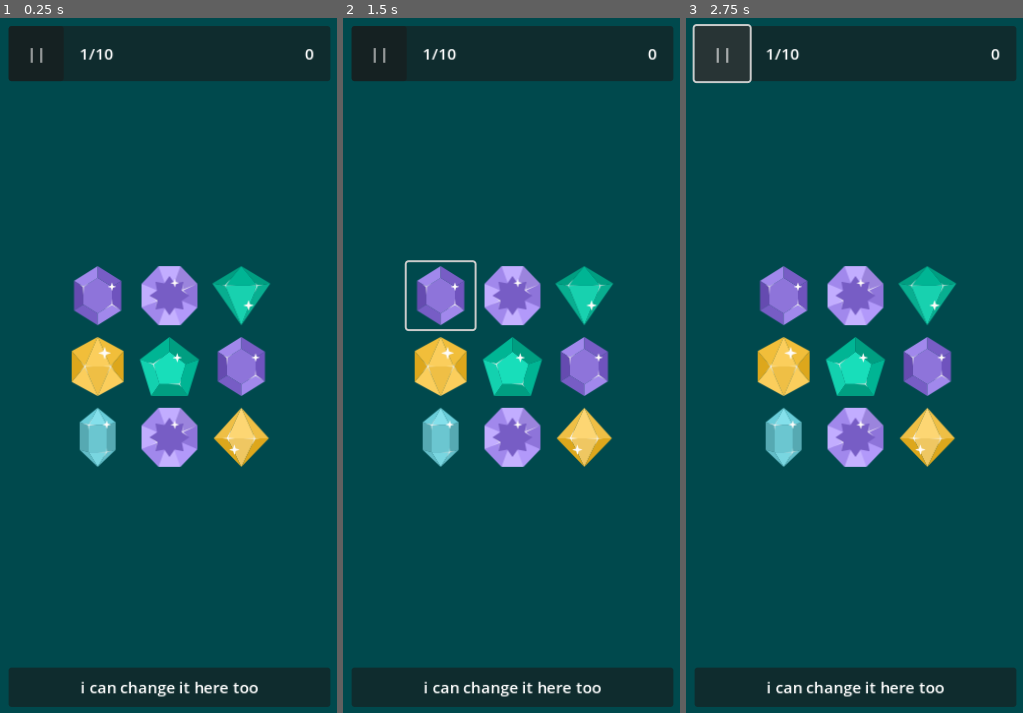
Above: before the commit, frames 1-3 (left to right).
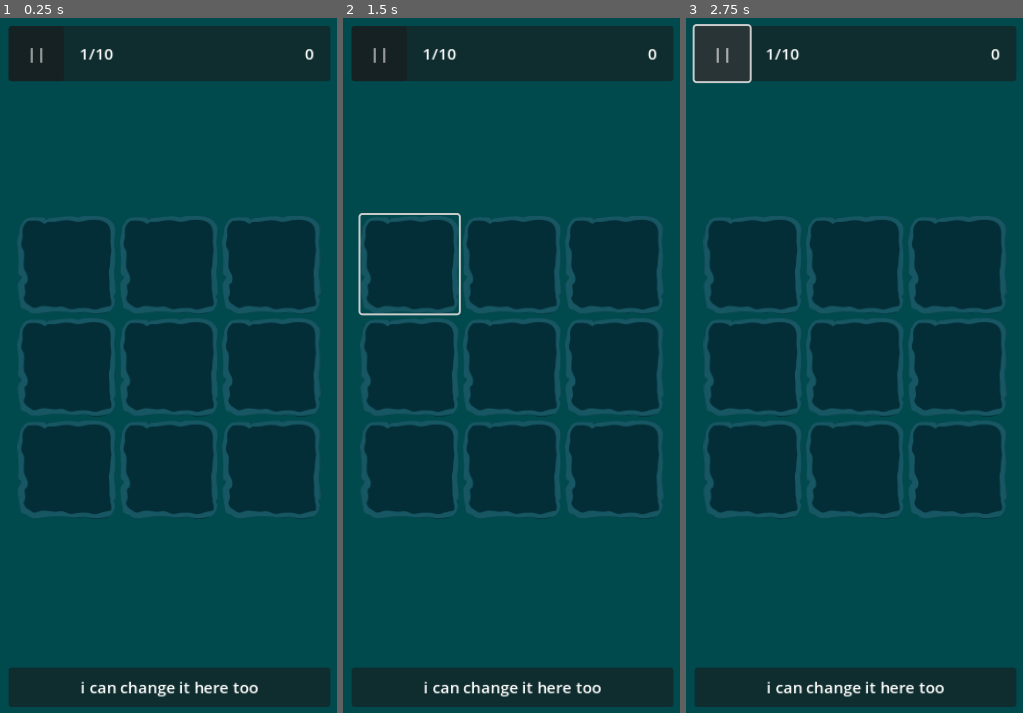
Above: after the commit, the same moments.

Repository: SugarF0x/hidden-gems-gd
Game: Godot game, scene res://hidden_gems_scene.tscn
Two runs of this game, one before a commit and one after it. Both use one fixed random seed, a clock stepped at 60 frames per second and the inputs below.
Inputs (mouse positions are in pixels of both pictures, inside the frame that each line leads up to):
- Up to frame 1 (0.25 s): no input
- Up to frame 2 (1.5 s): click "||" at 0.5 s; click (440, 296) at 1.27 s
- Up to frame 3 (2.75 s): click "||" at 2 s

The runs differ from the first frame. In frame 1, 30% of the frame differs, in the area x 6-94%, y 29-72%; in frame 2, 30%, in the area x 4-94%, y 28-72%; in frame 3, 30%.

Commit message:
add different gem states

Diff:
--- a/gem.gd
+++ b/gem.gd
@@ -1,21 +1,51 @@
 @tool
+class_name Gem
 extends Control
 
-const icons_path := "res://assets/gems"
+const ICONS_PATH := "res://assets/gems"
+const SIZE := 100
 
+enum BackgroundState {
+	EMPTY,
+	FOUND,
+	HIDDEN,
+	MISSED,
+	WRONG
+}
+
+const BACKGROUND_IMAGES = {
+	BackgroundState.EMPTY: preload("res://assets/backgrounds/empty.svg"),
+	BackgroundState.FOUND: preload("res://assets/backgrounds/found.svg"),
+	BackgroundState.HIDDEN: preload("res://assets/backgrounds/hidden.svg"),
+	BackgroundState.MISSED: preload("res://assets/backgrounds/missed.svg"),
+	BackgroundState.WRONG: preload("res://assets/backgrounds/wrong.svg"),
+}
+
+@onready var background_texture_rect: TextureRect = $BackgroundTextureRect
 @onready var gem_texture_rect: TextureRect = $GemTextureRect
 
-var selected_icon: Texture2D
+@export var state := BackgroundState.EMPTY:
+	set(value):
+		state = value
+		update_background_image()
+		update_gem_visibility()
 
-func _ready():
-	select_random_svg()
-	gem_texture_rect.texture = selected_icon
-	custom_minimum_size = gem_texture_rect.size
+var selected_icon: Texture2D:
+	set(value):
+		selected_icon = value
+		update_gem_texture()
 
-func select_random_svg() -> void:
-	var dir = DirAccess.open(icons_path)
+func _ready() -> void:
+	set_controls_node_size()
+	set_random_gem_icon()
+	update_background_image()
+	update_gem_visibility()
+	_editor_on_ready()
+
+func set_random_gem_icon() -> void:
+	var dir = DirAccess.open(ICONS_PATH)
 	if not dir:
-		assert(false, "Failed to open dir at: " + icons_path)
+		assert(false, "Failed to open dir at: " + ICONS_PATH)
 		return
 
 	var svg_files = []
@@ -24,8 +54,7 @@
 	var file_name = dir.get_next()
 
 	while file_name != "":
-		if file_name.ends_with(".svg"):
-			svg_files.append(file_name)
+		if file_name.ends_with(".svg"): svg_files.append(file_name)
 		file_name = dir.get_next()
 
 	dir.list_dir_end()
@@ -35,4 +64,24 @@
 		return
 
 	var random_index = randi() % svg_files.size()
-	selected_icon = load(icons_path + "/" + svg_files[random_index])
+	selected_icon = load(ICONS_PATH + "/" + svg_files[random_index])
+
+func set_controls_node_size() -> void:
+	custom_minimum_size = Vector2(SIZE, SIZE)
+
+func update_background_image() -> void:
+	if not background_texture_rect: return
+	background_texture_rect.texture = BACKGROUND_IMAGES[state]
+
+func update_gem_texture() -> void:
+	if not gem_texture_rect: return
+	gem_texture_rect.texture = selected_icon
+
+func update_gem_visibility() -> void:
+	if not gem_texture_rect: return
+	if state == BackgroundState.FOUND or state == BackgroundState.MISSED: gem_texture_rect.visible = true
+	else: gem_texture_rect.visible = false
+
+func _editor_on_ready() -> void:
+	if not Engine.is_editor_hint(): return
+	state = BackgroundState.FOUND
--- a/gem.tscn
+++ b/gem.tscn
@@ -1,20 +1,38 @@
-[gd_scene load_steps=3 format=3 uid="uid://56q1v0fgl0yi"]
+[gd_scene load_steps=4 format=3 uid="uid://56q1v0fgl0yi"]
 
 [ext_resource type="Script" path="res://gem.gd" id="1_e1ali"]
-[ext_resource type="Texture2D" uid="uid://i0i7fay6w047" path="res://assets/gems/7.svg" id="2_aesg0"]
+[ext_resource type="Texture2D" uid="uid://xxk4vwn1128n" path="res://assets/gems/2.svg" id="2_tkjgv"]
+[ext_resource type="Texture2D" uid="uid://degqyot6ax5qi" path="res://assets/backgrounds/empty.svg" id="2_wl60v"]
 
 [node name="Gem" type="Control"]
+custom_minimum_size = Vector2(100, 100)
 layout_mode = 3
 anchors_preset = 0
 offset_right = 69.0
 offset_bottom = 68.0
 script = ExtResource("1_e1ali")
 
+[node name="BackgroundTextureRect" type="TextureRect" parent="."]
+layout_mode = 0
+offset_right = 40.0
+offset_bottom = 40.0
+texture = ExtResource("2_wl60v")
+
 [node name="GemTextureRect" type="TextureRect" parent="."]
-layout_mode = 2
-offset_right = 69.0
-offset_bottom = 68.0
-texture = ExtResource("2_aesg0")
+visible = false
+layout_mode = 1
+anchors_preset = 8
+anchor_left = 0.5
+anchor_top = 0.5
+anchor_right = 0.5
+anchor_bottom = 0.5
+offset_left = -34.5
+offset_top = -34.0
+offset_right = 34.5
+offset_bottom = 34.0
+grow_horizontal = 2
+grow_vertical = 2
+texture = ExtResource("2_tkjgv")
 
 [node name="Button" type="Button" parent="."]
 layout_mode = 1
